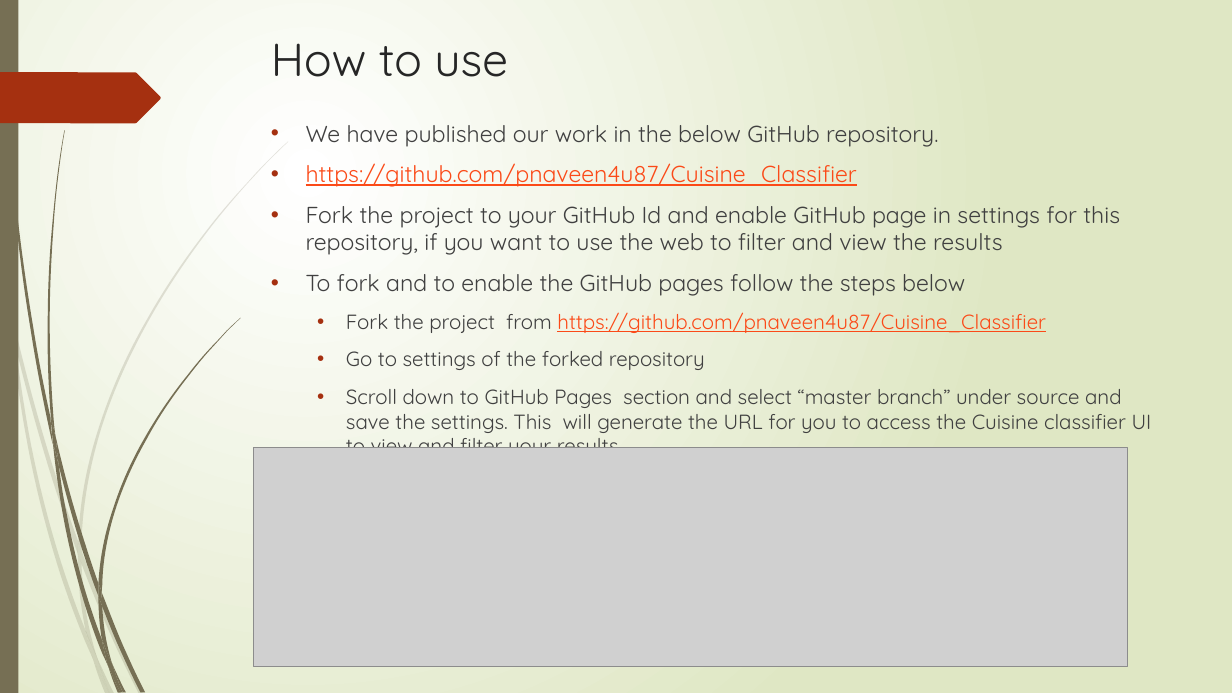
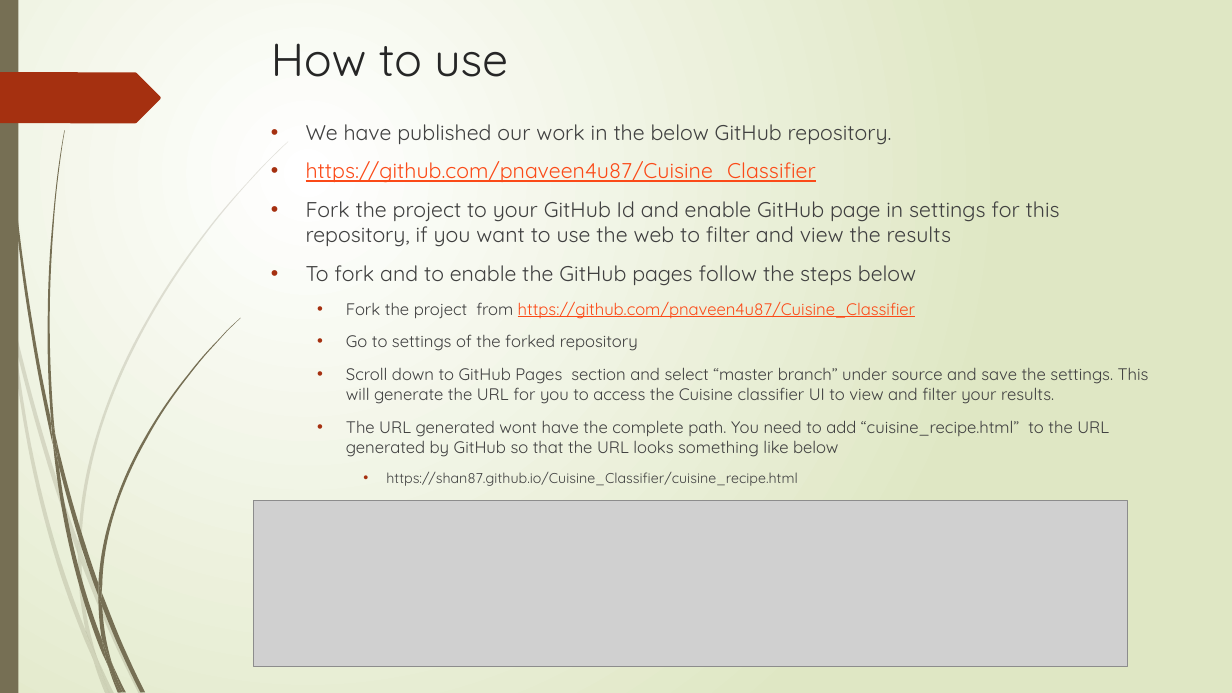
Before and after one commit to pnaveen4u87/Cuisine_Classifier, a slide deck: slide 9 of CS410 Project - Cuisine Classifier.pptx. Drawn at 1232x693 pixels with LibreOffice and Linux fonts; fonts in the diff are those of the drawing; grey boxes stand for pictures. Boxes give left, top, right and bottom in pixels: in the first picture for what was removed or moved away, otherwise in the second. Text is boxed around its words. In the diff, an @@ line names an element or a change of style, - is before the commit and + after.

Commit message:
Update to slides

```diff
--- a/CS410 Project - Cuisine Classifier.pptx
+++ b/CS410 Project - Cuisine Classifier.pptx
@@ text at box(306, 124, 1149, 404): size 18 to 16.6 pt in "We have published our work in the ...", "https://github.com/pnaveen4u87/Cuisine_Classifier", "Fork the project to your GitHub Id ...", "To fork and to enable the GitHub ..."; size 16 to 12.9 pt in "Fork the project from https://github.com/pnaveen4u87/Cuisine ...", "Go to settings of the forked repository", "Scroll down to GitHub Pages section and ..." @@
@@ text at box(346, 421, 1109, 486): paragraphs added @@
+  • The URL generated wont have the complete path. You need to add “cuisine_recipe.html” to the URL generated by GitHub so that the URL looks something like below
+    • https://shan87.github.io/Cuisine_Classifier/cuisine_recipe.html
@@ picture: place and size @@
-picture at box(253, 448, 1128, 667)
+picture at box(253, 501, 1128, 667)
```
